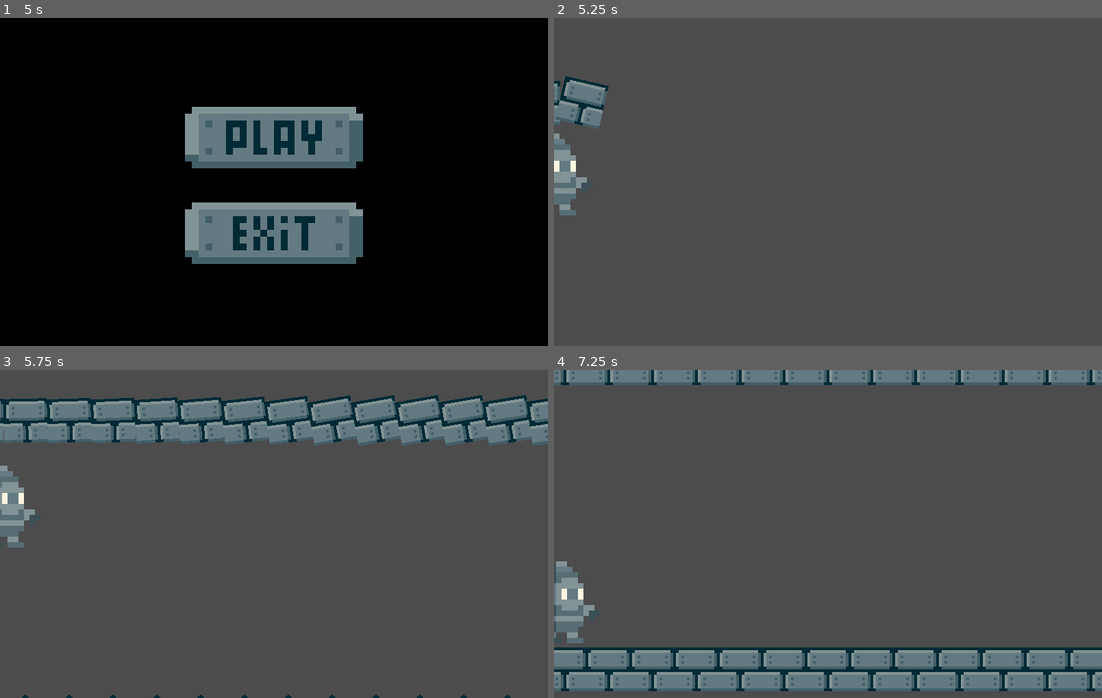
Above: before the commit, frames 1-4 (two rows, left to right).
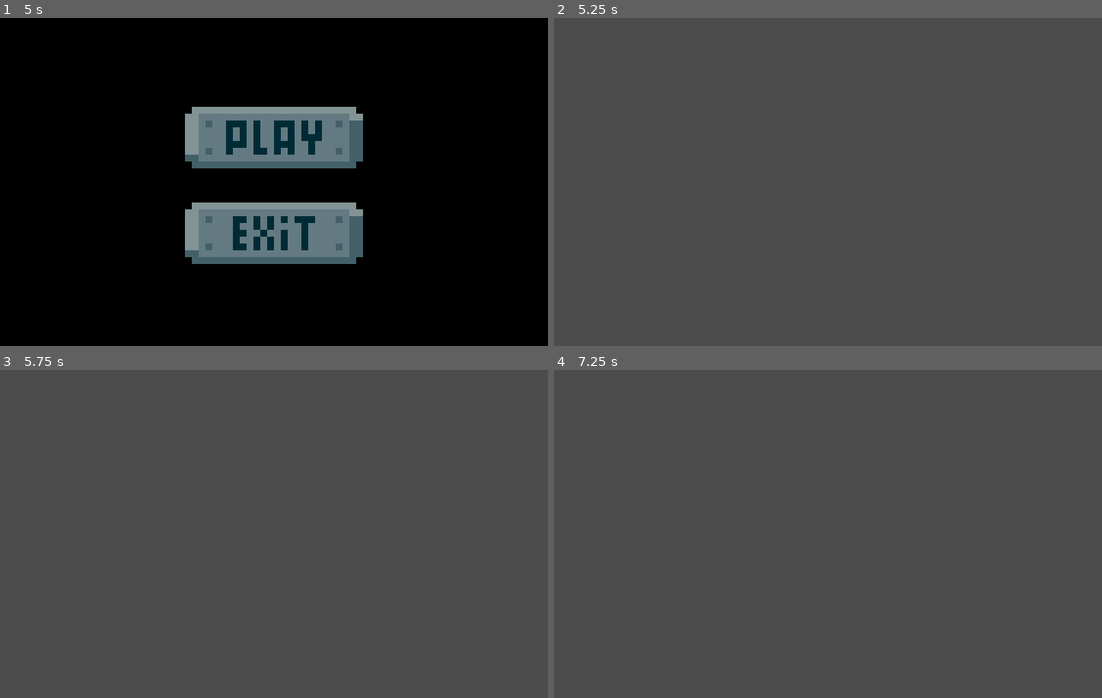
Above: after the commit, the same moments.

Repository: MatiasVME/Knight-of-the-screw
Game: Godot game, scene res://Game/MainScreens/Splash.tscn
The game is run twice, just before and just after one commit, with the same random seed, the same clock (stepped at 60 frames per second) and the same inputs. The engine's default icon, where the game draws it, is replaced by a stand-in: a white triangle on a blue panel in a dark square.
Inputs (mouse positions are in pixels of both pictures, inside the frame that each line leads up to):
- Up to frame 1 (5 s): hold Right (ui_right) 0.53-2.03 s; tap Space (jump) at 0.77, 1.52, 2, 3.02, 3.77, 4.52 s; tap Enter at 1.25, 4.25 s; hold Down (ui_down) 2.03-2.78 s; hold Right (ui_right) 2.78-4.28 s
- Up to frame 2 (5.25 s): click (828, 132) at 5 s
- Up to frame 3 (5.75 s): no input
- Up to frame 4 (7.25 s): hold Right (ui_right) 5.78-6.53 s; hold Down (ui_down) from 6.53 s (still down); tap Space (jump) at 6.77 s

Frame 1 is identical in both runs. In frame 2, 2.1% of the frame differs, in the area x 0-10%, y 17-61%; in frame 3, 14%; in frame 4, 19%, in the area x 0-100%, y 0-98%.
Error after the commit: Parse Error: The identifier "rec_wall" isn't declared in the current scope. (res://Game/Levels/Level1-v2.gd:30)

Commit message:
cambiando el tamaño el player

Diff:
--- /dev/null
+++ b/Game/Actors/Blocks/Wall.tscn
@@ -0,0 +1,25 @@
+[gd_scene load_steps=2 format=2]
+
+[sub_resource type="LineShape2D" id=1]
+
+custom_solver_bias = 0.0
+normal = Vector2( 0, -1 )
+d = 0.0
+
+[node name="Wall" type="Node2D" index="0"]
+
+[node name="Wall" type="KinematicBody2D" parent="." index="0"]
+
+input_pickable = false
+collision_layer = 1
+collision_mask = 1
+collision/safe_margin = 0.08
+
+[node name="Collision" type="CollisionShape2D" parent="Wall" index="0"]
+
+position = Vector2( 1.0147e-05, 232.137 )
+rotation = -1.5708
+scale = Vector2( 2.06929, 1 )
+shape = SubResource( 1 )
+one_way_collision = true
+_sections_unfolded = [ "Material", "Transform", "Visibility", "Z Index" ]
--- a/Game/Actors/Enemies/EnemyObject.tscn
+++ b/Game/Actors/Enemies/EnemyObject.tscn
@@ -6,9 +6,11 @@
 [sub_resource type="RectangleShape2D" id=1]
 
 custom_solver_bias = 0.0
-extents = Vector2( 32, 32 )
+extents = Vector2( 16, 16 )
 
-[node name="EnemyObject" type="RigidBody2D"]
+[node name="EnemyObject" type="RigidBody2D" groups=[
+"Enemies",
+]]
 
 input_pickable = false
 collision_layer = 1
@@ -33,7 +35,9 @@
 
 [node name="Image" type="Sprite" parent="." index="0"]
 
+scale = Vector2( 0.5, 0.5 )
 texture = ExtResource( 2 )
+_sections_unfolded = [ "Transform" ]
 
 [node name="Collision" type="CollisionShape2D" parent="." index="1"]
 
--- a/Game/Actors/Player/PlayerV2.gd
+++ b/Game/Actors/Player/PlayerV2.gd
@@ -12,3 +12,9 @@
 		self.apply_impulse(Vector2(0, 0), Vector2(0, -5))
 	elif Input.is_action_pressed("ui_down"):
 		self.apply_impulse(Vector2(0, 0), Vector2(0, 5))
+
+	for body in self.get_colliding_bodies():
+		print("collision")
+		if body.is_in_group("Enemies"):
+			print("enemies!!!")
+			self.apply_impulse(Vector2(0, 0), Vector2(rand_range(-500, 500), rand_range(-500, 500)))
--- a/Game/Actors/Player/PlayerV2.tscn
+++ b/Game/Actors/Player/PlayerV2.tscn
@@ -15,10 +15,11 @@
 "speed": 15.0
 } ]
 
-[sub_resource type="RectangleShape2D" id=2]
+[sub_resource type="CapsuleShape2D" id=2]
 
 custom_solver_bias = 0.0
-extents = Vector2( 32, 64 )
+radius = 16.0
+height = 32.0
 
 [node name="PlayerV2" type="RigidBody2D"]
 
@@ -32,8 +33,8 @@
 gravity_scale = 1.0
 custom_integrator = false
 continuous_cd = 0
-contacts_reported = 0
-contact_monitor = false
+contacts_reported = 4
+contact_monitor = true
 sleeping = false
 can_sleep = true
 linear_velocity = Vector2( 0, 0 )
@@ -45,7 +46,7 @@
 
 [node name="Imagen" type="AnimatedSprite" parent="." index="0"]
 
-scale = Vector2( 8, 8 )
+scale = Vector2( 4, 4 )
 frames = SubResource( 1 )
 animation = "default"
 _sections_unfolded = [ "Transform" ]
--- a/Game/Levels/Level1-v2.gd
+++ b/Game/Levels/Level1-v2.gd
@@ -25,9 +25,9 @@
 
 #	var ins_enemy_objects = rec_enemy_object.instance()
 #	ins_enemy_objects.global_position.x = camera.global_position.x
-
 #	camera.add_child(ins_enemy_objects)
 
+	var ins_wall = rec_wall.instance()
 	player.add_child(camera)
 	add_child(player)
 
